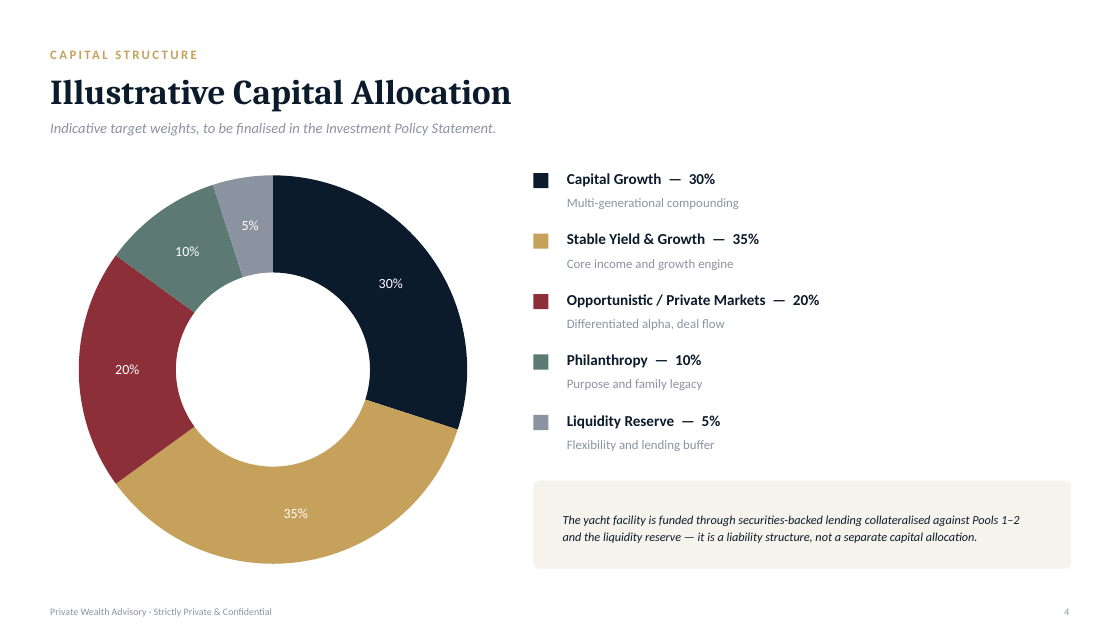
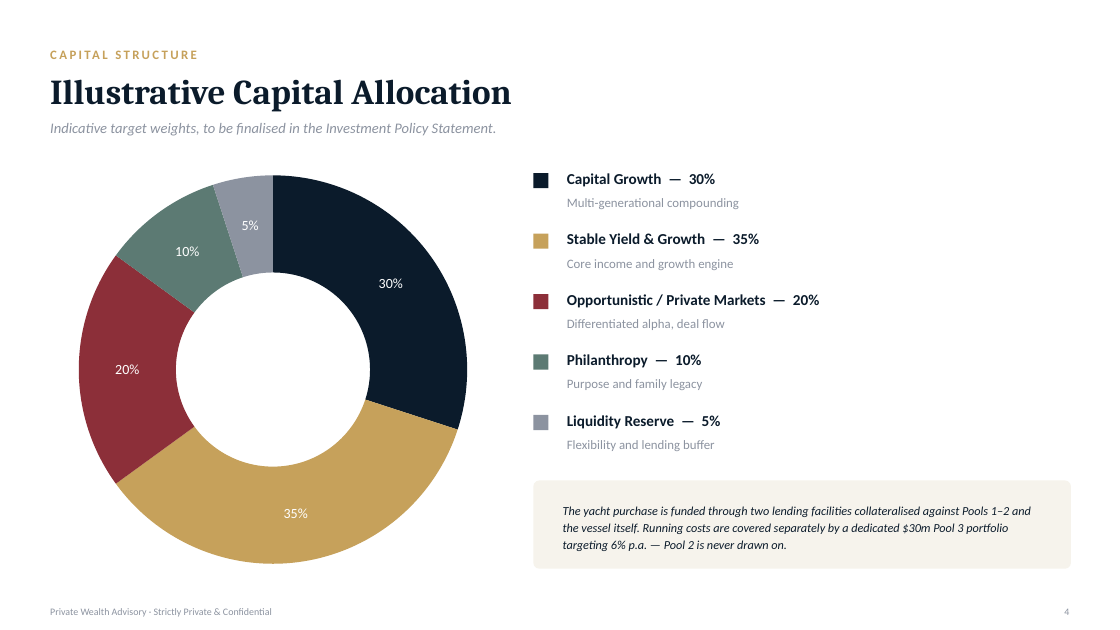
Before and after one commit to addynehra/Addy-Nehra, a slide deck: slide 4 of Family_Office_Investment_Strategy.pptx. Drawn at 1120x630 pixels with LibreOffice and Linux fonts; fonts in the diff are those of the drawing. Boxes give left, top, right and bottom in pixels: in the first picture for what was removed or moved away, otherwise in the second. Text is boxed around its words. In the diff, an @@ line names an element or a change of style, - is before the commit and + after.

```diff
--- a/Family_Office_Investment_Strategy.pptx
+++ b/Family_Office_Investment_Strategy.pptx
@@ text at (563, 506, 1031, 551): text changed @@
-The yacht facility is funded through securities-backed lending collateralised against Pools 1–2 and the liquidity reserve — it is a liability structure, not a separate capital allocation.
+The yacht purchase is funded through two lending facilities collateralised against Pools 1–2 and the vessel itself. Running costs are covered separately by a dedicated $30m Pool 3 portfolio targeting 6% p.a. — Pool 2 is never drawn on.
```
Also in this commit, not shown: 4 other slides changed.
